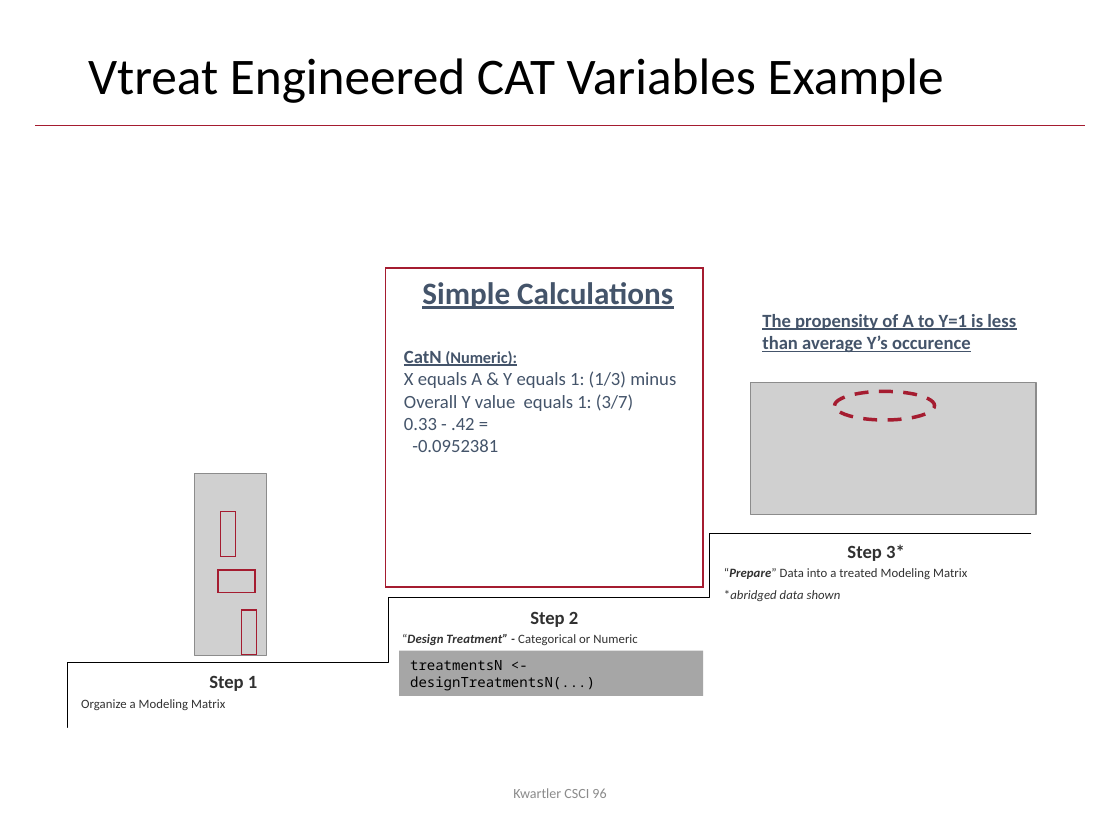
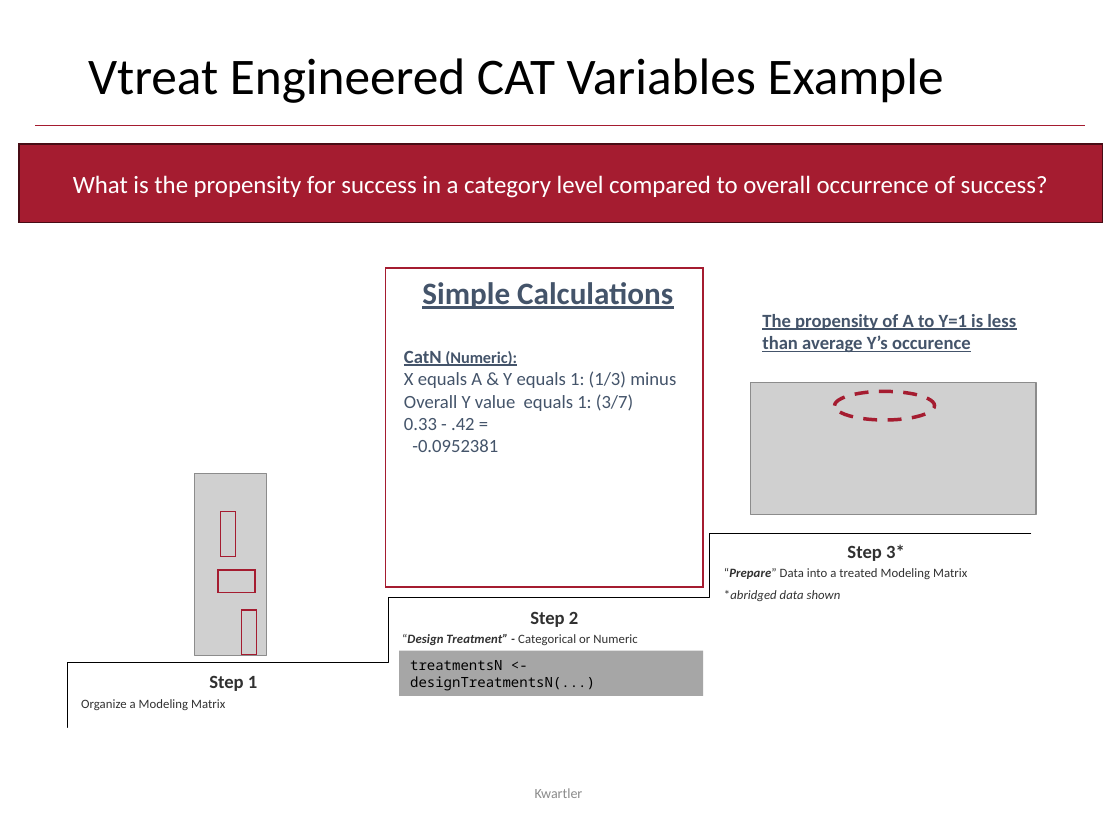
Before and after one commit to kwartler/Harvard_DataMining_Business_Student, a slide deck: slide 41 of Lessons/D_DM_Workflow/A_DM_Workflow_Preprocessing.pptx. Drawn at 1120x840 pixels with LibreOffice and Linux fonts; fonts in the diff are those of the drawing; grey boxes stand for pictures; background and template pictures are left out. Boxes give left, top, right and bottom in pixels: in the first picture for what was removed or moved away, otherwise in the second. Text is boxed around its words. In the diff, an @@ line names an element or a change of style, - is before the commit and + after.

```diff
--- a/Lessons/D_DM_Workflow/A_DM_Workflow_Preprocessing.pptx
+++ b/Lessons/D_DM_Workflow/A_DM_Workflow_Preprocessing.pptx
@@ rectangle added at [19, 144, 1102, 223], fill #A51C30, outline #480C15 1 pt, 16 pt, text #FFFFFF @@
+What is the propensity for success in a category level compared to overall occurrence of success?
@@ text at [535, 788, 583, 798]: text changed @@
-Kwartler CSCI 96
+Kwartler
```
Also in this commit, not shown: 57 other slides changed, 5 slides removed, 6 other files.
